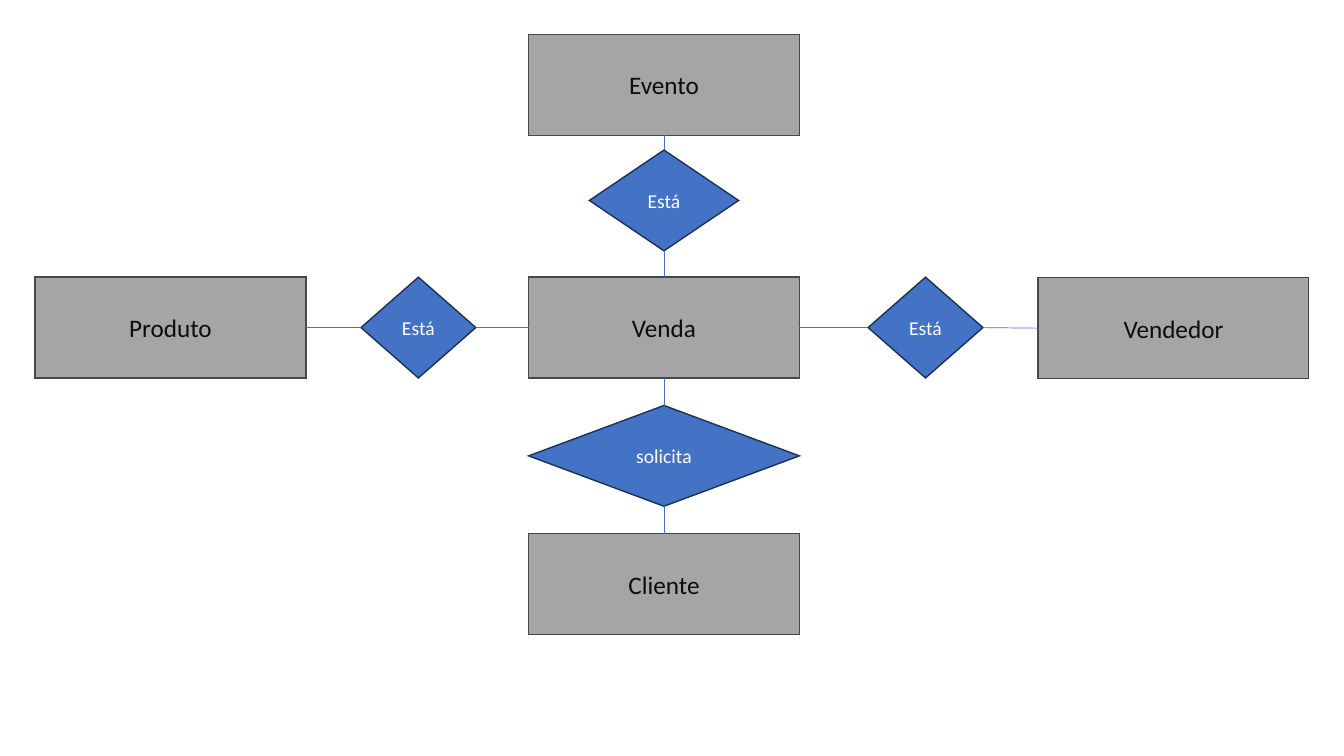
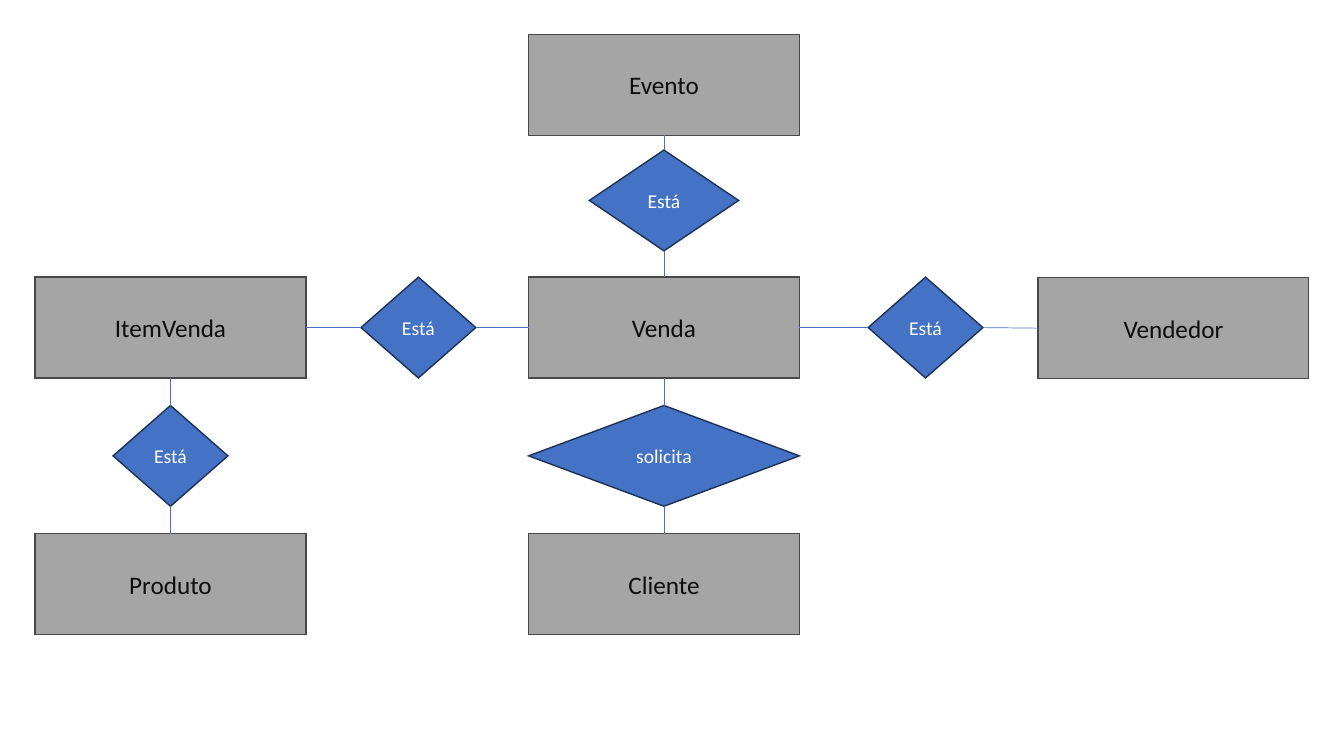
Before and after one commit to profpedrosenac/T14_Logica, a slide deck: slide 4 of Apresentação1.pptx. Drawn at 1344x756 pixels with LibreOffice and Linux fonts; fonts in the diff are those of the drawing. Boxes give left, top, right and bottom in pixels: in the first picture for what was removed or moved away, otherwise in the second. Text is boxed around its words. In the diff, an @@ line names an element or a change of style, - is before the commit and + after.

```diff
--- a/Apresentação1.pptx
+++ b/Apresentação1.pptx
@@ text in rectangle at [115, 319, 226, 337]: text changed @@
-Produto
+ItemVenda
@@ line added from (170, 405) to (170, 378), #4472C4 0.5 pt @@
@@ diamond added at [113, 405, 228, 506], fill #4472C4, outline #1E3256 1 pt, 14 pt, text #FFFFFF @@
+Está
@@ line added from (170, 534) to (170, 506), #4472C4 0.5 pt @@
@@ rectangle added at [35, 534, 307, 635], fill #A5A5A5, outline #484848 1 pt, 18 pt, text #0D0D0D @@
+Produto
```
Also in this commit, not shown: 2 other slides changed.
